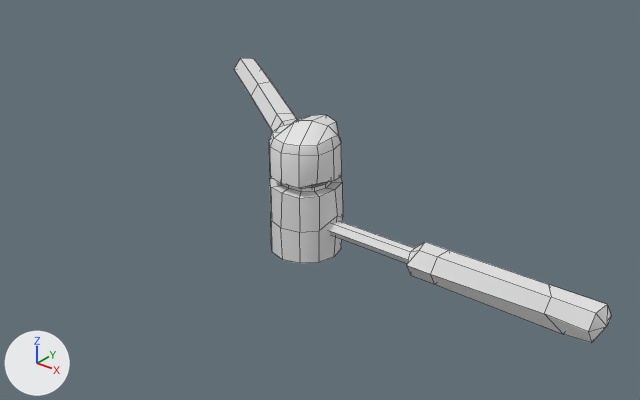
Two versions of the FBX model Assets/_New Input/Spinstone.fbx, one commit apart.
Before and after are seen from a 50 mm camera at (18.7, -21.0, 16.4) aimed at (1.9, 0.1, 3.4). The lights are fixed; the arrows at lower left show +X, +Y and +Z. Mesh edges are drawn as thin lines. Where no turn or scale is listed for an object, it has been applied to the vertices.
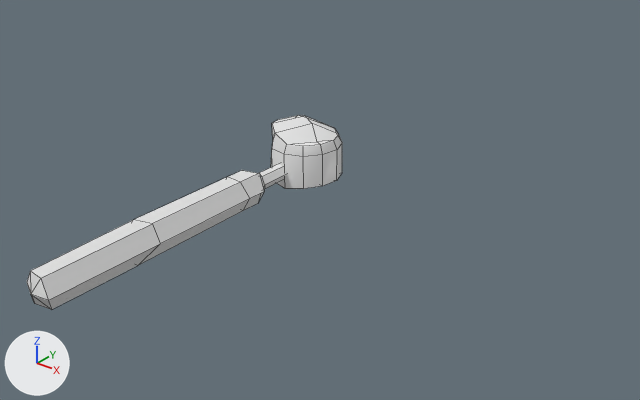
Location of each change, [x1, y1, x2, y2] in pixels of the pictures (640 x 400 px):
'Cylinder.002', mesh turned
    before: [234, 58, 342, 188]
    after: [27, 115, 342, 310]
'Cylinder', deleted
    before: [270, 177, 611, 343]
    faces in mat_rock13 (white #e7e7e7): [270, 177, 611, 343]
    faces in mat_metal26 (white #e7e7e7): [281, 182, 414, 263]

Edits to the bpy script that builds the scene:
```text
Change me_cylinder_003:
    where me_cylinder_003.from_pydata(...)  # 101 vertices, 94 faces; spans x -9.47..1.3, y -1.31..7.13, z -0.38..1.86
    used by ob_cylinder_002; location = (0.15, 1.39, 3.6)
    me_cylinder_003 part 1: the whole mesh is turned 126.4 degrees about the z axis through the mesh origin
Remove ob_cylinder:
    ob_cylinder = bpy.data.objects.new('Cylinder', me_cylinder)
    ob_cylinder.location = (0.15, 1.39, 0.44)
```
